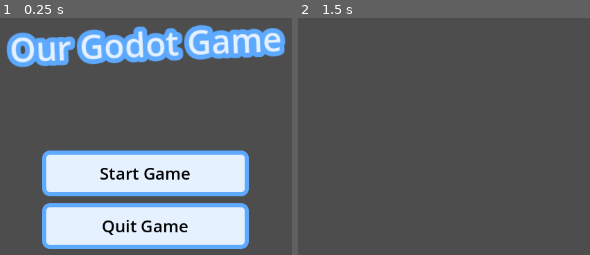
Above: before the commit, frames 1-2 (left to right).
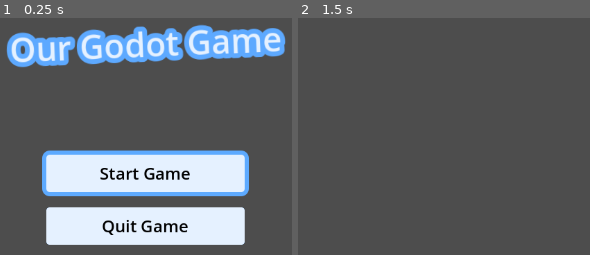
Above: after the commit, the same moments.

Repository: FrostyJoel/GameJam121124
Game: Godot game, scene res://scenes/UI/MainMenu.tscn
Two runs of this game, one before a commit and one after it. Both use one fixed random seed, a clock stepped at 60 frames per second and the inputs below. This scene is started directly instead of the project's main scene.
Inputs:
- Up to frame 1 (0.25 s): no input
- Up to frame 2 (1.5 s): click "Start Game" at 0.5 s; tap Enter at 1.25 s

The runs differ from the first frame. In frame 1, 3.2% of the frame differs, in the area x 14-86%, y 78-98%; in frame 2, nothing differs.

Commit message:
Main Menu Controller Support
Added controller support for the main menu, button press state isn't visualized correctly yet but I couldn't figure out how to do that.

Diff:
--- a/project.godot
+++ b/project.godot
@@ -14,3 +14,14 @@
 run/main_scene="res://scenes/main.tscn"
 config/features=PackedStringArray("4.3", "Forward Plus")
 config/icon="res://icon.svg"
+
+[input]
+
+ui_accept={
+"deadzone": 0.5,
+"events": [Object(InputEventKey,"resource_local_to_scene":false,"resource_name":"","device":0,"window_id":0,"alt_pressed":false,"shift_pressed":false,"ctrl_pressed":false,"meta_pressed":false,"pressed":false,"keycode":4194309,"physical_keycode":0,"key_label":0,"unicode":0,"location":0,"echo":false,"script":null)
+, Object(InputEventKey,"resource_local_to_scene":false,"resource_name":"","device":0,"window_id":0,"alt_pressed":false,"shift_pressed":false,"ctrl_pressed":false,"meta_pressed":false,"pressed":false,"keycode":4194310,"physical_keycode":0,"key_label":0,"unicode":0,"location":0,"echo":false,"script":null)
+, Object(InputEventKey,"resource_local_to_scene":false,"resource_name":"","device":0,"window_id":0,"alt_pressed":false,"shift_pressed":false,"ctrl_pressed":false,"meta_pressed":false,"pressed":false,"keycode":32,"physical_keycode":0,"key_label":0,"unicode":32,"location":0,"echo":false,"script":null)
+, Object(InputEventJoypadButton,"resource_local_to_scene":false,"resource_name":"","device":-1,"button_index":0,"pressure":0.0,"pressed":true,"script":null)
+]
+}
--- a/scenes/UI/MainMenu.tscn
+++ b/scenes/UI/MainMenu.tscn
@@ -1,6 +1,7 @@
 [gd_scene load_steps=7 format=3 uid="uid://cpjtbxilmg04s"]
 
 [ext_resource type="Script" path="res://scenes/UI/main_menu.gd" id="1_4ku65"]
+[ext_resource type="Script" path="res://scripts/UI/button_setfocus.gd" id="2_xofhs"]
 
 [sub_resource type="LabelSettings" id="LabelSettings_108nf"]
 font_size = 48
@@ -8,10 +9,8 @@
 outline_size = 28
 outline_color = Color(0.364706, 0.662745, 1, 1)
 
-[sub_resource type="StyleBoxEmpty" id="StyleBoxEmpty_72lix"]
-
 [sub_resource type="StyleBoxFlat" id="StyleBoxFlat_3y2uu"]
-bg_color = Color(0.364706, 0.662745, 1, 1)
+bg_color = Color(0.898039, 0.945098, 1, 1)
 border_width_left = 6
 border_width_top = 6
 border_width_right = 6
@@ -35,7 +34,7 @@
 border_width_top = 6
 border_width_right = 6
 border_width_bottom = 6
-border_color = Color(0.36402, 0.664256, 1, 1)
+border_color = Color(0.364706, 0.662745, 1, 0)
 corner_radius_top_left = 10
 corner_radius_top_right = 10
 corner_radius_bottom_right = 10
@@ -98,11 +97,12 @@
 theme_override_colors/font_color = Color(0, 0, 0, 1)
 theme_override_colors/font_outline_color = Color(0, 0, 0, 1)
 theme_override_font_sizes/font_size = 24
-theme_override_styles/focus = SubResource("StyleBoxEmpty_72lix")
+theme_override_styles/focus = SubResource("StyleBoxFlat_3y2uu")
 theme_override_styles/hover = SubResource("StyleBoxFlat_3y2uu")
 theme_override_styles/pressed = SubResource("StyleBoxFlat_kwct8")
 theme_override_styles/normal = SubResource("StyleBoxFlat_he6oy")
 text = "Start Game"
+script = ExtResource("2_xofhs")
 
 [node name="ButtonQuit" type="Button" parent="VBoxContainer"]
 layout_mode = 2
@@ -115,7 +115,7 @@
 theme_override_colors/font_color = Color(0, 0, 0, 1)
 theme_override_colors/font_outline_color = Color(0, 0, 0, 1)
 theme_override_font_sizes/font_size = 24
-theme_override_styles/focus = SubResource("StyleBoxEmpty_72lix")
+theme_override_styles/focus = SubResource("StyleBoxFlat_3y2uu")
 theme_override_styles/hover = SubResource("StyleBoxFlat_3y2uu")
 theme_override_styles/pressed = SubResource("StyleBoxFlat_kwct8")
 theme_override_styles/normal = SubResource("StyleBoxFlat_he6oy")
--- a/scenes/UI/main_menu.gd
+++ b/scenes/UI/main_menu.gd
@@ -1,15 +1,4 @@
 extends Control
-
-
-# Called when the node enters the scene tree for the first time.
-func _ready() -> void:
-	pass # Replace with function body.
-
-
-# Called every frame. 'delta' is the elapsed time since the previous frame.
-func _process(delta: float) -> void:
-	pass
-
 
 func _on_button_start_pressed() -> void:
 	get_tree().change_scene_to_file("res://scenes/main.tscn")
--- /dev/null
+++ b/scripts/UI/button_setfocus.gd
@@ -0,0 +1,6 @@
+extends Button
+
+
+# Called when the node enters the scene tree for the first time.
+func _ready() -> void:
+	grab_focus()
